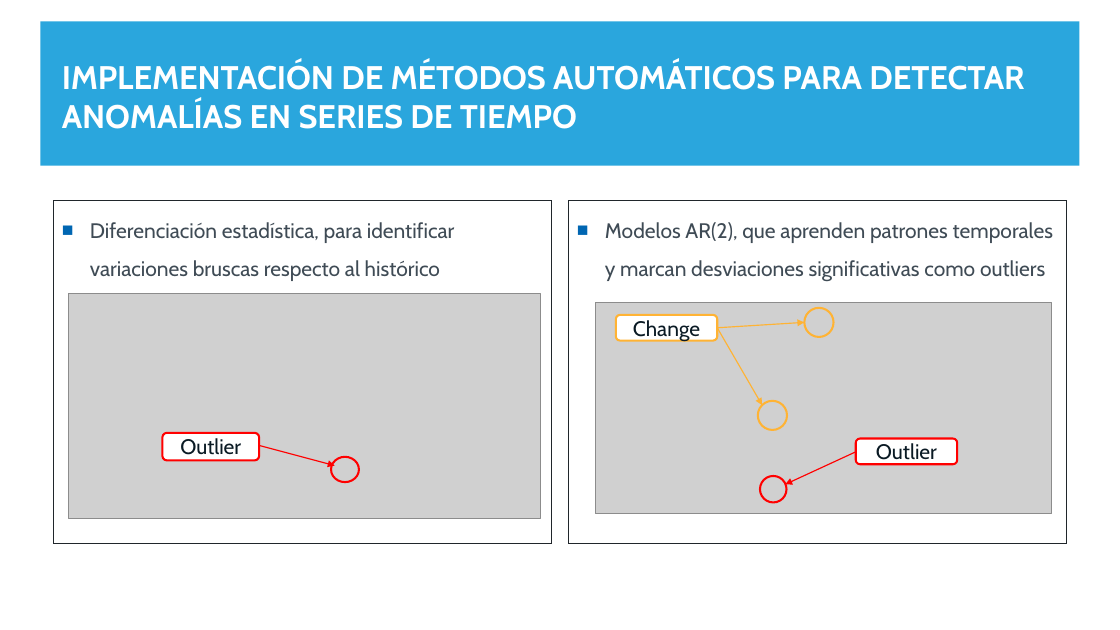
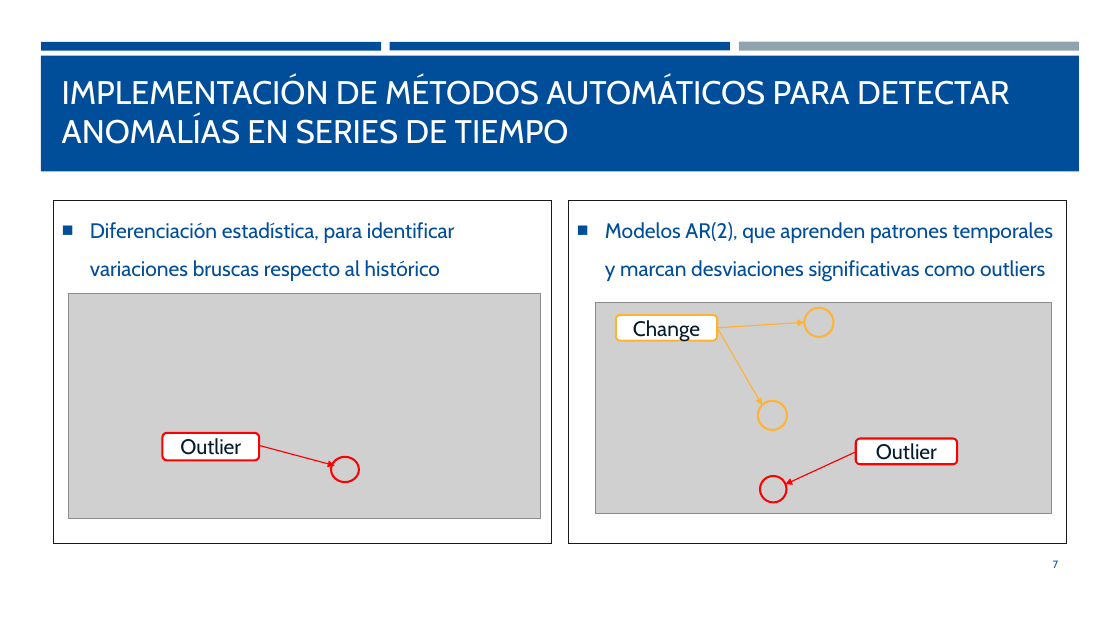
Before and after one commit to fchiapped/Proyecto-Grado, a slide deck: slide 7 of Entregas/UC/Entrega 3/Entrega 3.pptx. Drawn at 1120x630 pixels with LibreOffice and Linux fonts; fonts in the diff are those of the drawing; grey boxes stand for pictures. Boxes give left, top, right and bottom in pixels: in the first picture for what was removed or moved away, otherwise in the second. Text is boxed around its words. In the diff, an @@ line names an element or a change of style, - is before the commit and + after.

```diff
--- a/Entregas/UC/Entrega 3/Entrega 3.pptx
+++ b/Entregas/UC/Entrega 3/Entrega 3.pptx
@@ rectangle at bbox=[41, 42, 381, 50]: fill #2AA6DD to #004D99 @@
@@ rectangle at bbox=[41, 55, 1080, 171]: fill #2AA6DD to #004D99 @@
@@ rectangle: place and size @@
-rectangle at bbox=[40, 21, 1080, 166]
+rectangle at bbox=[41, 55, 1080, 171]
@@ rectangle added at bbox=[390, 42, 730, 50], fill #004D99 @@
@@ rectangle at bbox=[739, 42, 1079, 51]: fill #BFDDEE to #90A4AE @@
@@ text "IMPLEMENTACIÓN DE MÉTODOS AUTOMÁTICOS PARA ...": place and size @@
-text "IMPLEMENTACIÓN DE MÉTODOS AUTOMÁTICOS PARA ..." at bbox=[62, 62, 1024, 129]
+text "IMPLEMENTACIÓN DE MÉTODOS AUTOMÁTICOS PARA ..." at bbox=[62, 77, 1009, 144]
@@ text "IMPLEMENTACIÓN DE MÉTODOS AUTOMÁTICOS PARA ..." at bbox=[62, 77, 1009, 144]: bold off @@
@@ text "Diferenciación estadística, para identificar variaciones ..." at bbox=[54, 201, 552, 544]: text colour #3F4B55 to #004D99; bullet colour #0066B2 to #004D99; outline #1F252A 0.75 pt to #1A1A1A 0.75 pt @@
@@ text "Modelos AR(2), que aprenden patrones ..." at bbox=[569, 201, 1067, 544]: text colour #3F4B55 to #004D99; bullet colour #0066B2 to #004D99; outline #1F252A 0.75 pt to #1A1A1A 0.75 pt @@
@@ page number added at bbox=[1053, 560, 1058, 568], 9 pt, text #004D99 @@
+7
```
Also in this commit, not shown: 12 other slides changed, 23 other files.
